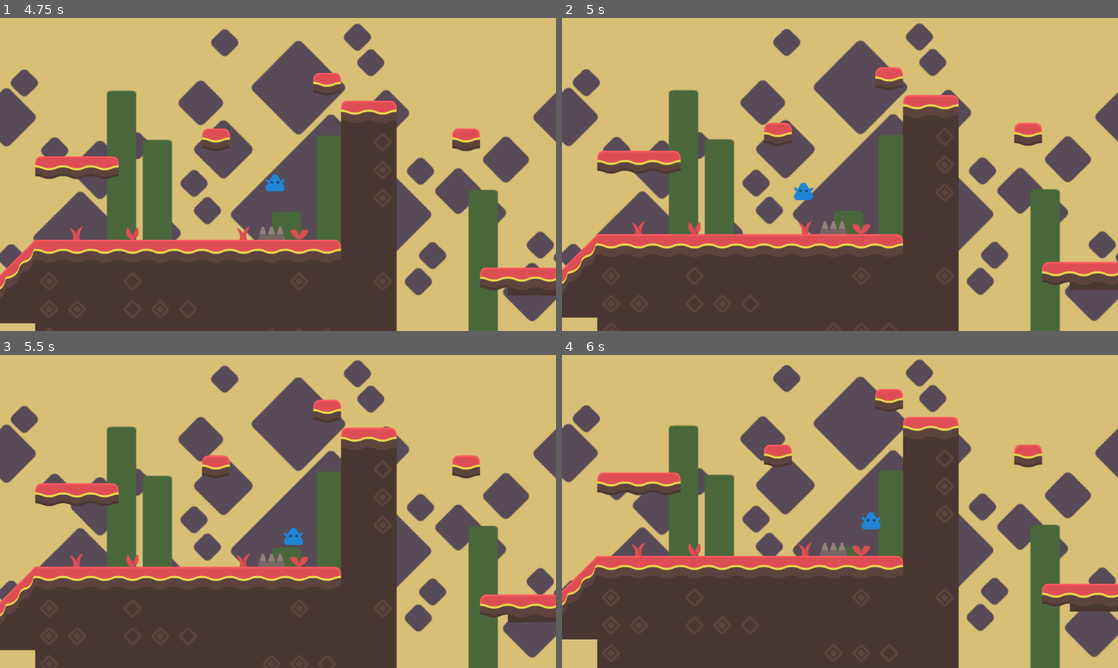
Above: before the commit, frames 1-4 (two rows, left to right).
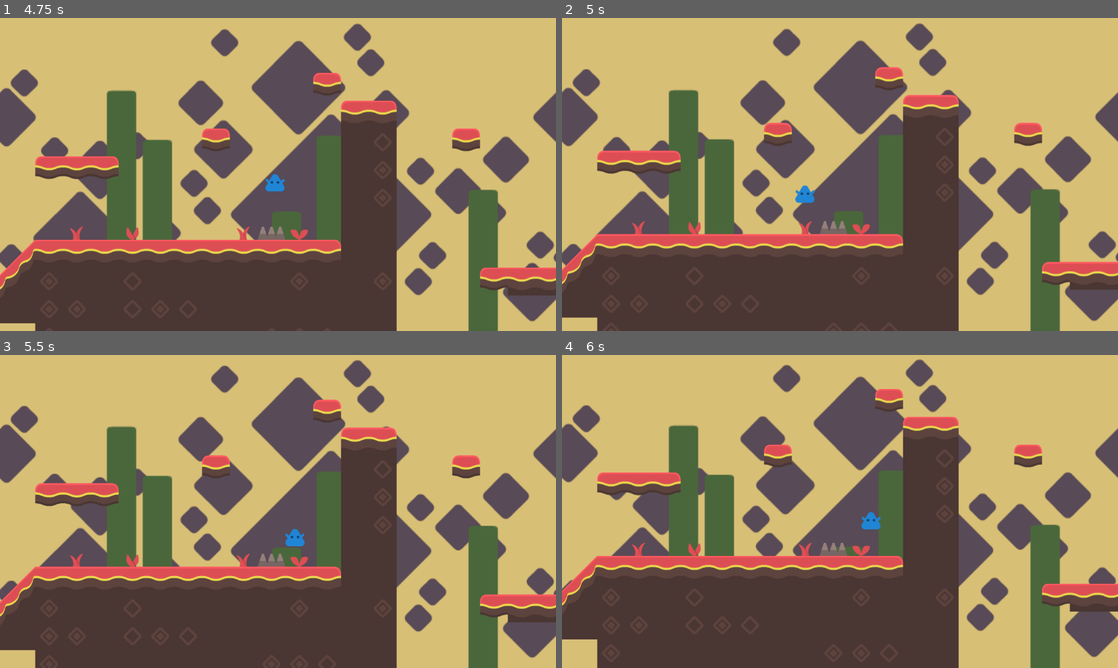
Above: after the commit, the same moments.

Repository: adsuttman/GDTest2
Game: Godot game, scene res://game.tscn
Two runs of this game, one before a commit and one after it. Both use one fixed random seed, a clock stepped at 60 frames per second and the inputs below.
Inputs:
- Up to frame 1 (4.75 s): tap Enter at 0.5 s; hold D (right) 0.53-2.03 s; tap Space (jump) at 0.6, 0.77, 1.07, 1.35, 1.52, 1.82, 2.1, 2.85, 3.02, 3.32, 3.6, 3.77, 4.07, 4.35, 4.52 s; hold A (left) 2.03-2.78 s; hold D (right) 2.78-4.28 s; hold A (left) from 4.28 s (still down)
- Up to frame 2 (5 s): keep holding A (left); tap Space (jump) at 4.82 s
- Up to frame 3 (5.5 s): release A (left) at 5.03 s; hold D (right) from 5.03 s (still down); tap Space (jump) at 5.1 s
- Up to frame 4 (6 s): release D (right) at 5.78 s; hold A (left) from 5.78 s (still down); tap Space (jump) at 5.85 s

Frame 1 is identical in both runs. In frame 2, 0.1% of the frame differs, in the area x 41-46%, y 52-60%; in frame 3, less than 0.1%; in frame 4, less than 0.1%.

Commit message:
changed spikes (even worse)

Diff:
--- a/Resources/Objects/spikes.gd
+++ /dev/null
@@ -1,4 +0,0 @@
-extends StaticBody2D
-
-func on_landing(object) -> void:
-	object.landed_on_spikes()
--- a/Resources/Objects/spikes.tscn
+++ b/Resources/Objects/spikes.tscn
@@ -1,14 +1,14 @@
-[gd_scene load_steps=4 format=3 uid="uid://cx8j3hvwlx14j"]
+[gd_scene load_steps=3 format=3 uid="uid://cx8j3hvwlx14j"]
 
 [ext_resource type="Texture2D" uid="uid://d3wjjg3ejq0x2" path="res://Resources/Objects/spikesHigh.png" id="1_acwoo"]
-[ext_resource type="Script" path="res://Resources/Objects/spikes.gd" id="1_pm7yk"]
 
 [sub_resource type="RectangleShape2D" id="RectangleShape2D_tbfta"]
 size = Vector2(46, 30)
 
 [node name="Spikes" type="StaticBody2D"]
 position = Vector2(0, 17)
-script = ExtResource("1_pm7yk")
+metadata/is_collidable = true
+metadata/name = "spikes"
 
 [node name="Sprite2D" type="Sprite2D" parent="."]
 texture = ExtResource("1_acwoo")
--- a/Resources/Player/States/fall.gd
+++ b/Resources/Player/States/fall.gd
@@ -54,8 +54,8 @@
 			return wall_slide_state
 	if player.is_on_floor():
 		var object = player.get_slide_collision(0).get_collider()
-		if(object.has_method("on_landing")):
-			object.on_landing(player)
+		if(object.get_meta("is_collidable")):
+			player.handle_collision(object)
 		if jump_timer > 0:
 			jump_timer = 0
 #			print("jump buffer activated")
--- a/Resources/Player/player_character.gd
+++ b/Resources/Player/player_character.gd
@@ -33,5 +33,8 @@
 func change_animation(animation :String) -> void:
 	animations.play(animation)
 
-func landed_on_spikes():
-	print("player landed on spikes")
+func handle_collision(object: Object):
+	if object.has_meta("name"):
+		var name = object.get_meta("name")
+		if name == "spikes":
+			states.change_state($StateManager/Jump)
